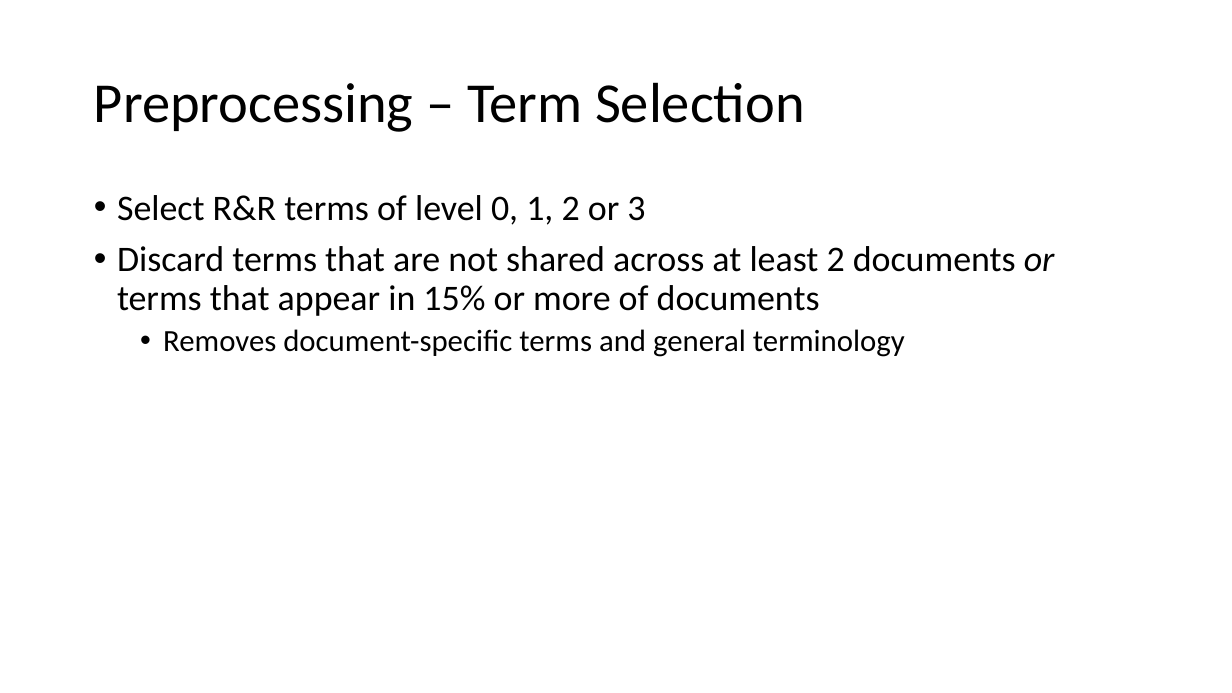
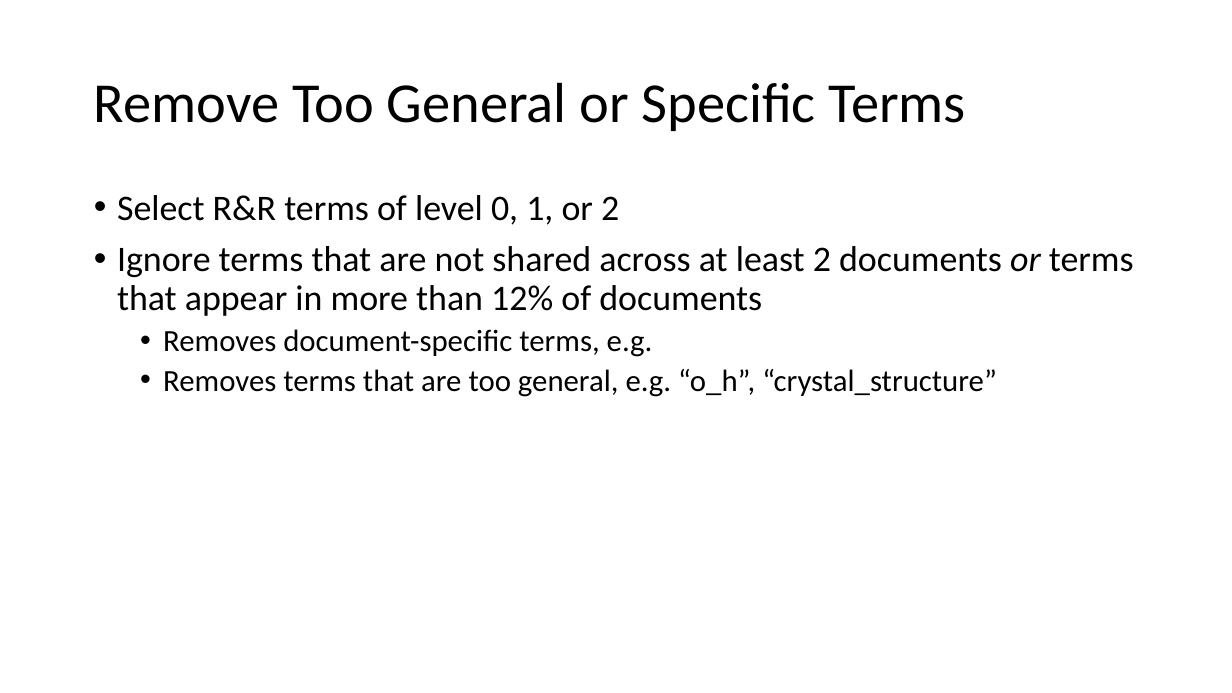
Before and after one commit to petezh/RR-NLP-Tools, a slide deck: slide 5 of topicmodeling/presentation/topicmodel_presentation.pptx. Drawn at 1232x693 pixels with LibreOffice and Linux fonts; fonts in the diff are those of the drawing. Boxes give left, top, right and bottom in pixels: in the first picture for what was removed or moved away, otherwise in the second. Text is boxed around its words. In the diff, an @@ line names an element or a change of style, - is before the commit and + after.

```diff
--- a/topicmodeling/presentation/topicmodel_presentation.pptx
+++ b/topicmodeling/presentation/topicmodel_presentation.pptx
@@ title at (x1=94, y1=82, x2=966, y2=131): text changed @@
-Preprocessing – Term Selection
+Remove Too General or Specific Terms
@@ text at (x1=117, y1=195, x2=1134, y2=397): text changed @@
-• Select R&R terms of level 0, 1, 2 or 3
-• Discard terms that are not shared across at least 2 documents or terms that appear in 15% or more of documents
-  • Removes document-specific terms and general terminology
+• Select R&R terms of level 0, 1, or 2
+• Ignore terms that are not shared across at least 2 documents or terms that appear in more than 12% of documents
+  • Removes document-specific terms, e.g.
+  • Removes terms that are too general, e.g. “o_h”, “crystal_structure”
```
Also in this commit, not shown: 3 other slides changed, 5 slides added, 1 other file.
